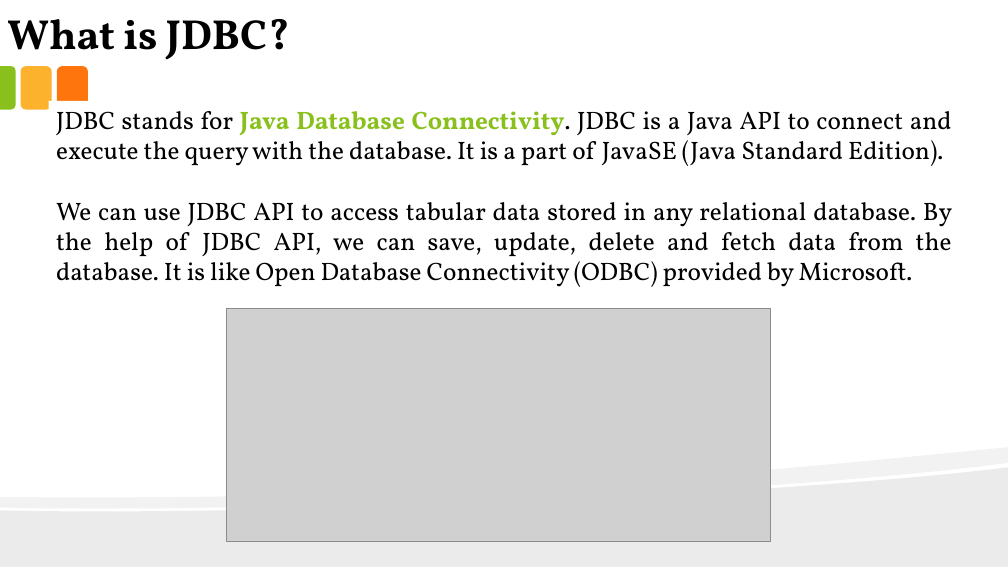
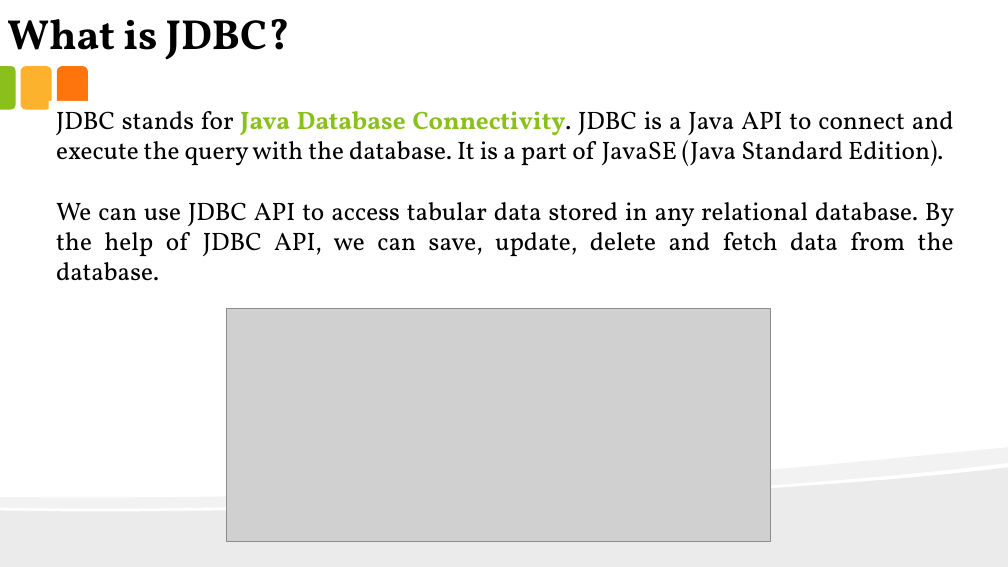
Before and after one commit to anirudhagaikwad/Java_Programming, a slide deck: slide 2 of Java_PPT/#23_JDBC.pptx. Drawn at 1008x567 pixels with LibreOffice and Linux fonts; fonts in the diff are those of the drawing; grey boxes stand for pictures. Boxes give left, top, right and bottom in pixels: in the first picture for what was removed or moved away, otherwise in the second. Text is boxed around its words. In the diff, an @@ line names an element or a change of style, - is before the commit and + after.

```diff
--- a/Java_PPT/#23_JDBC.pptx
+++ b/Java_PPT/#23_JDBC.pptx
@@ text at (56,202,954,256): text changed @@
-We can use JDBC API to access tabular data stored in any relational database. By the help of JDBC API, we can save, update, delete and fetch data from the database. It is like Open Database Connectivity (ODBC) provided by Microsoft.
+We can use JDBC API to access tabular data stored in any relational database. By the help of JDBC API, we can save, update, delete and fetch data from the database.
```
Also in this commit, not shown: 9 other slides changed, 5 other files.
